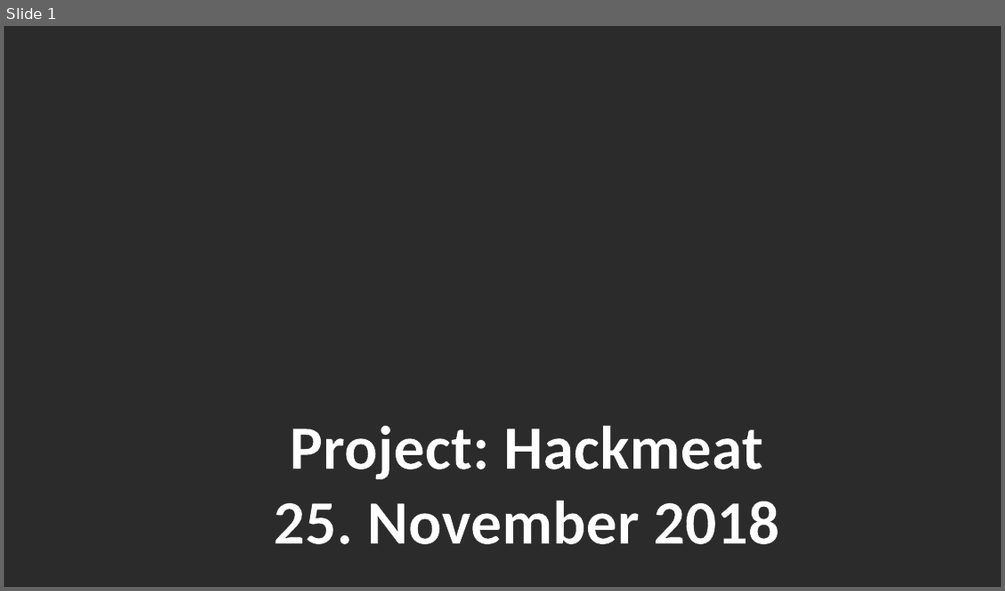
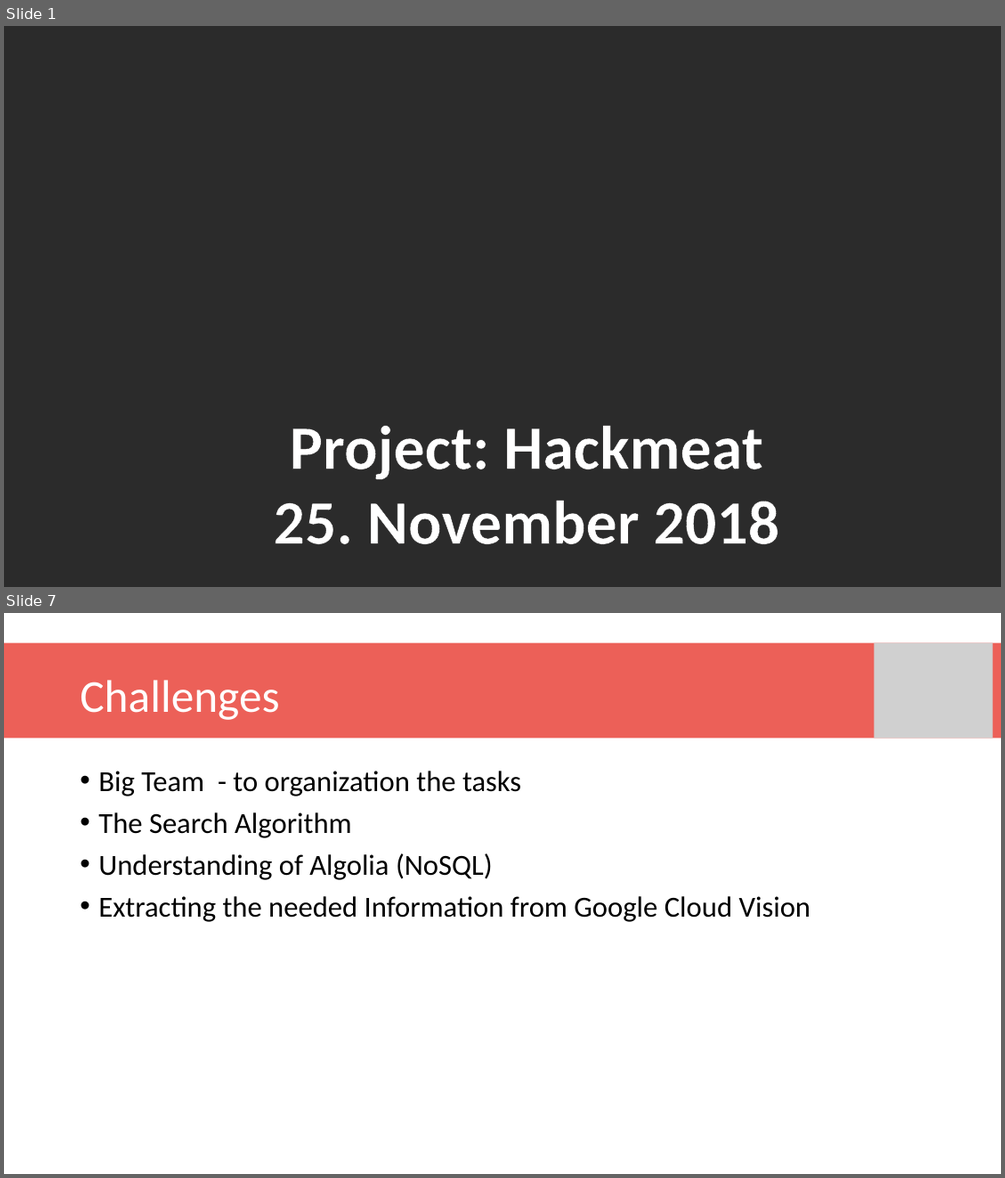
Before and after one commit to dzehnder/hackrecipe, a slide deck: documentation/Presentation Bon App.pptx. Shown one above the other, each under a label of ours: slide 1 before the commit, slides 1 and 7 after it; the slides between them are not shown. The pictures are 1005x591 and 1005x1178 pixels, drawn with LibreOffice and Linux fonts; fonts in the diff are those of the drawing; grey boxes stand for pictures; background and template pictures are left out; a plain dark background stands for a picture behind light text. Boxes give left, top, right and bottom in pixels: in the first picture for what was removed or moved away, otherwise in the second. Text is boxed around its words. In the diff, an @@ line names an element or a change of style, - is before the commit and + after.

```diff
--- a/documentation/Presentation Bon App.pptx
+++ b/documentation/Presentation Bon App.pptx
@@ slide 7 added at box(4, 613, 1001, 1174), background picture (left out) @@
@@ rectangle added at box(4, 643, 1001, 738), fill #EC6058 @@
@@ picture added at box(874, 643, 994, 738) @@
@@ title added at box(80, 680, 279, 720), 44 pt, text #FFFFFF @@
+Challenges
@@ text added at box(98, 771, 811, 922), 28 pt, text #000000 @@
+• Big Team - to organization the tasks
+• The Search Algorithm
+• Understanding of Algolia (NoSQL)
+• Extracting the needed Information from Google Cloud Vision
```
Also in this commit, not shown: 6 slides changed, 1 other slide added.
